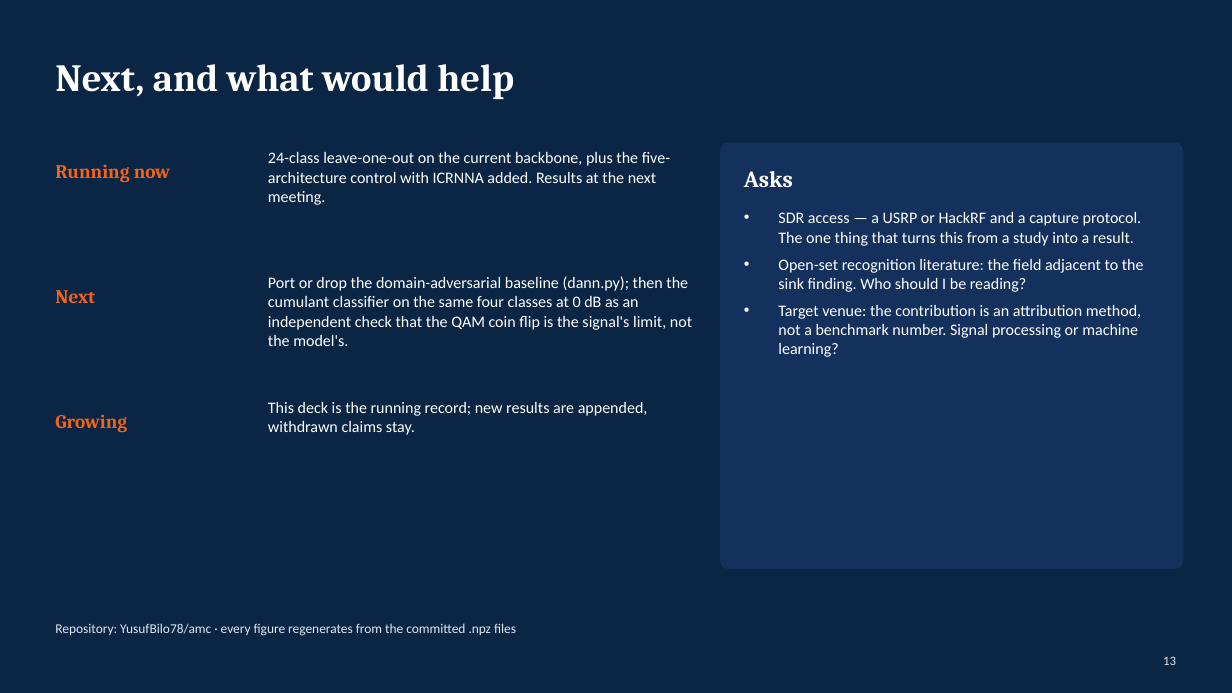
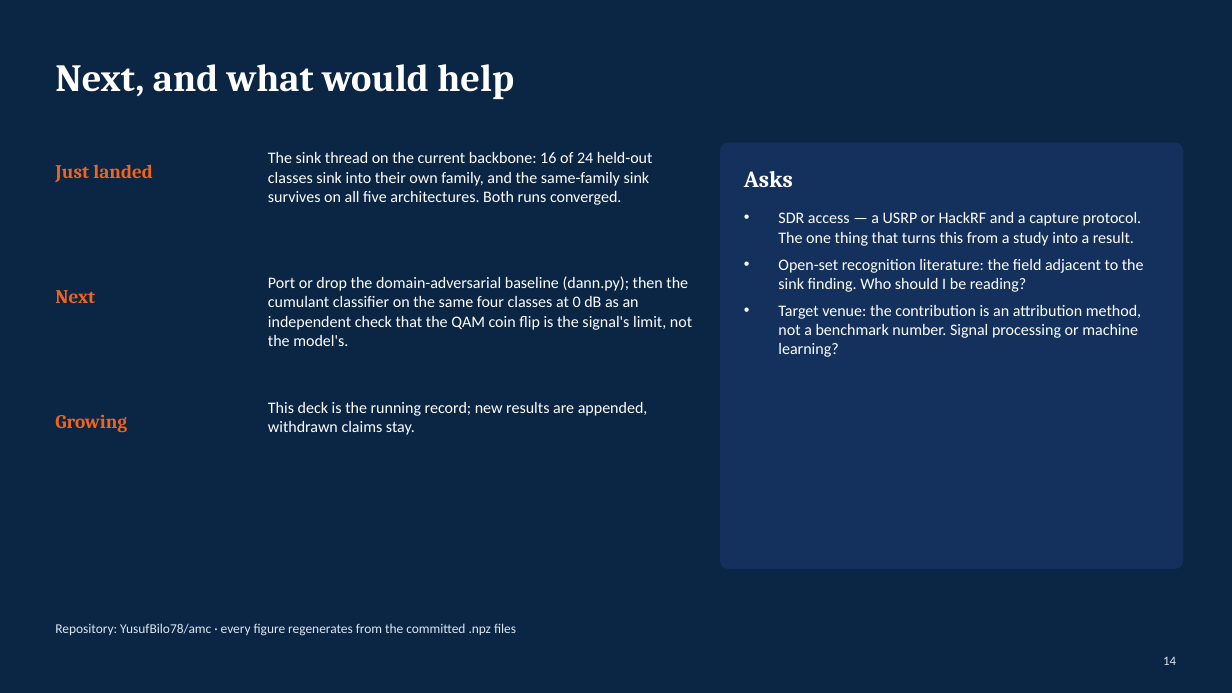
Before and after one commit to YusufBilo78/amc, a slide deck: slide 14 of deck/amc_progress.pptx (slide 13 before the commit). Drawn at 1232x693 pixels with LibreOffice and Linux fonts; fonts in the diff are those of the drawing. Boxes give left, top, right and bottom in pixels: in the first picture for what was removed or moved away, otherwise in the second. Text is boxed around its words. In the diff, an @@ line names an element or a change of style, - is before the commit and + after.

```diff
--- a/deck/amc_progress.pptx
+++ b/deck/amc_progress.pptx
@@ text at [55,164,152,182]: text changed @@
-Running now
+Just landed
@@ text at [268,152,653,205]: text changed @@
-24-class leave-one-out on the current backbone, plus the five-architecture control with ICRNNA added. Results at the next meeting.
+The sink thread on the current backbone: 16 of 24 held-out classes sink into their own family, and the same-family sink survives on all five architectures. Both runs converged.
@@ text at [1163,657,1176,665]: text changed @@
-13
+14
```
Also in this commit, not shown: 2 other slides changed, 1 slide added, 10 other files.
